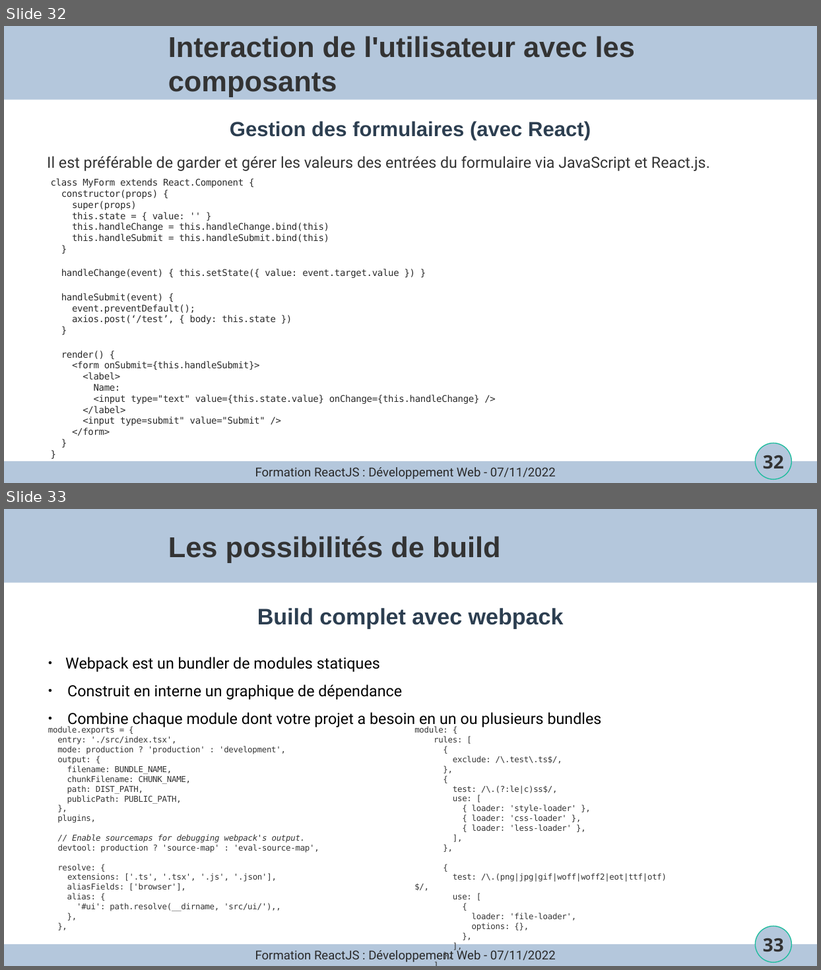
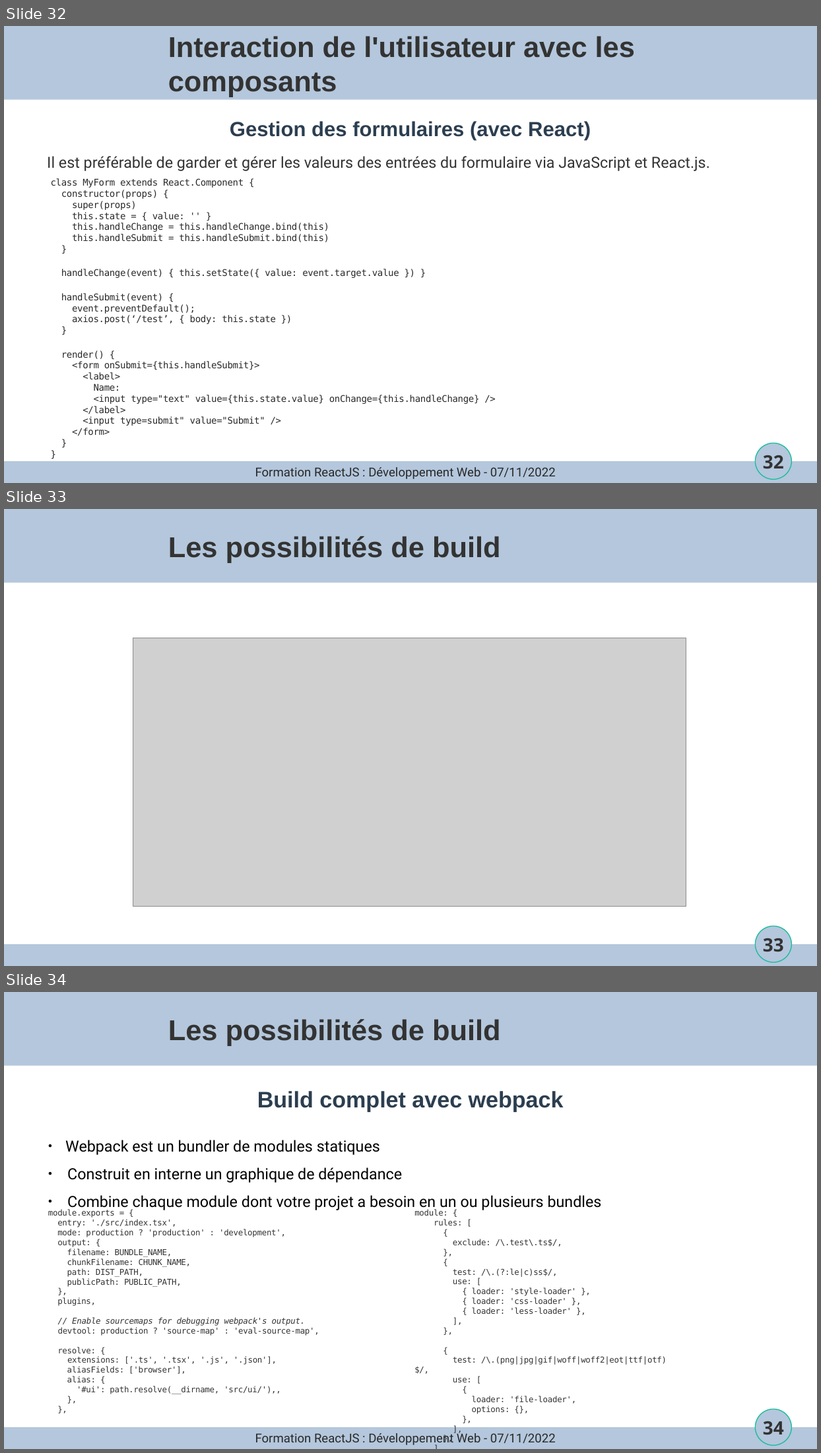
Before and after one commit to joselegitan/formation-react, a slide deck: cours.odp. Shown one above the other, each under a label of ours: slides 32 and 33 before the commit, slides 32, 33 and 34 after it. The pictures are 821x970 and 821x1453 pixels, drawn with LibreOffice and Linux fonts; fonts in the diff are those of the drawing; grey boxes stand for pictures; background and template pictures are left out. Boxes give left, top, right and bottom in pixels: in the first picture for what was removed or moved away, otherwise in the second. Text is boxed around its words. In the diff, an @@ line names an element or a change of style, - is before the commit and + after.

Commit message:
Generic - definition exercices

```diff
--- a/cours.odp
+++ b/cours.odp
@@ slide 33 added at (4, 509, 817, 966), background #FFFFFF; not listed: 4 template elements that a slide beside it also shows @@
@@ title added at (168, 536, 501, 563), 28 pt, text #333333, bold @@
+Les possibilités de build
@@ picture added at (133, 638, 686, 908) @@
@@ what was slide 33 is now slide 34 @@
@@ page number at (763, 1422, 784, 1436): text changed @@
-33
+34
```
